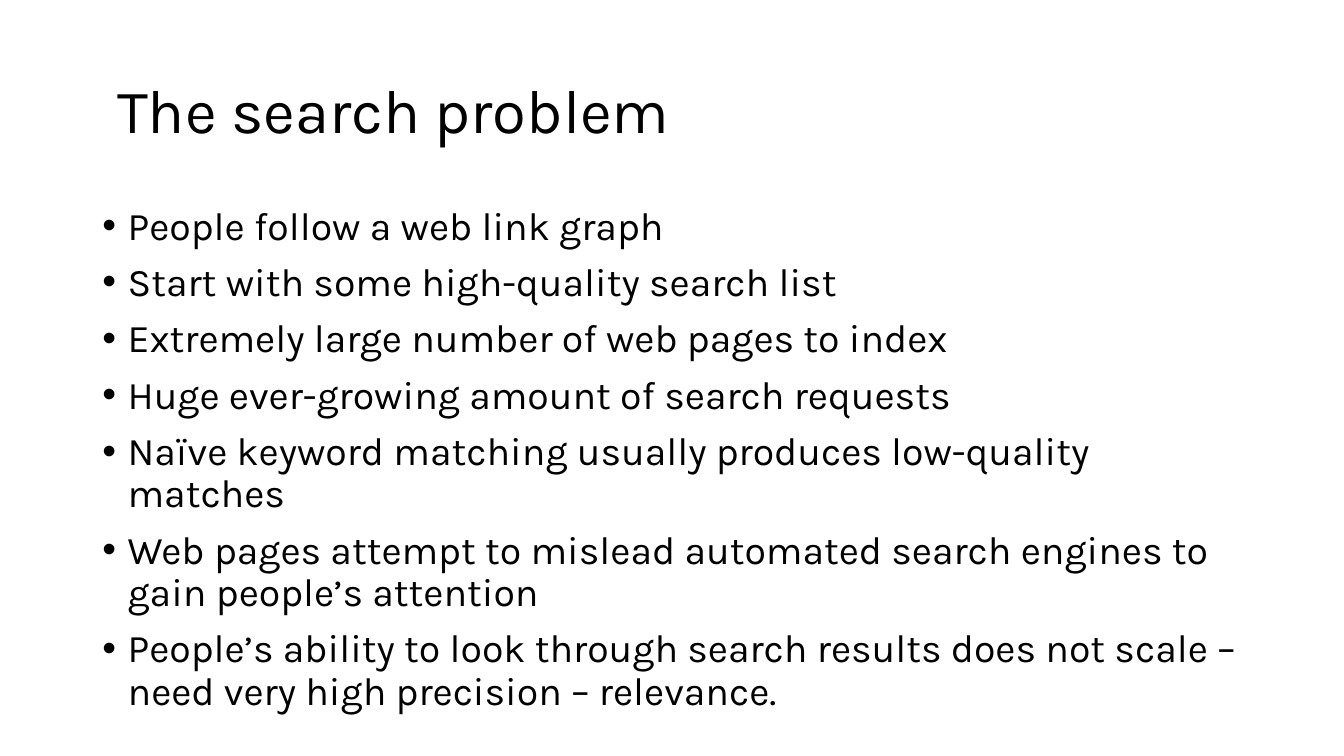
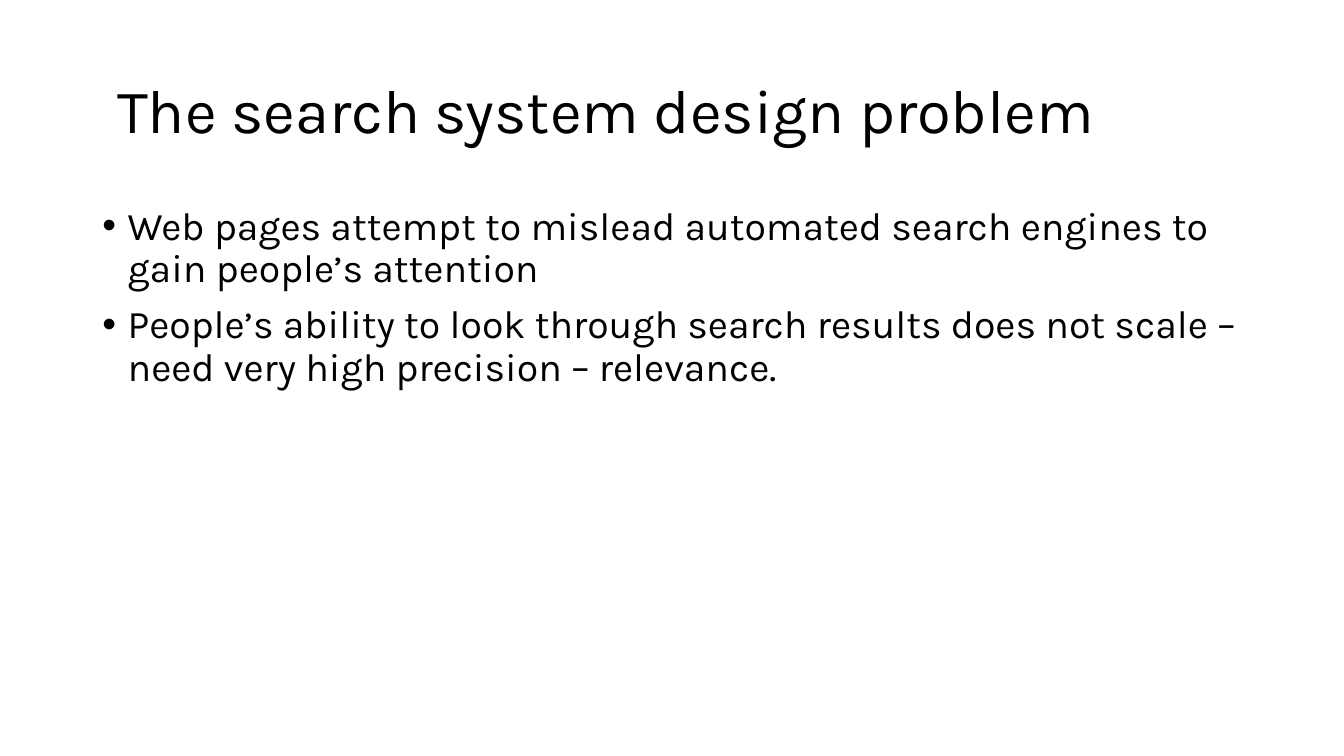
Before and after one commit to aregm/system-design-course, a slide deck: slide 56 of docs/Lecture 7.pptx (slide 4 before the commit). Drawn at 1344x756 pixels with LibreOffice and Linux fonts; fonts in the diff are those of the drawing. Boxes give left, top, right and bottom in pixels: in the first picture for what was removed or moved away, otherwise in the second. Text is boxed around its words. In the diff, an @@ line names an element or a change of style, - is before the commit and + after.

Commit message:
Updated lecture 7

```diff
--- a/docs/Lecture 7.pptx
+++ b/docs/Lecture 7.pptx
@@ title at (117, 90, 1094, 148): text changed @@
-The search problem
+The search system design problem
@@ text at (128, 213, 1089, 508): paragraphs removed @@
-• People follow a web link graph
-• Start with some high-quality search list
-• Extremely large number of web pages to index
-• Huge ever-growing amount of search requests
-• Naïve keyword matching usually produces low-quality matches
```
Also in this commit, not shown: 67 slides added, 1 slide removed.
